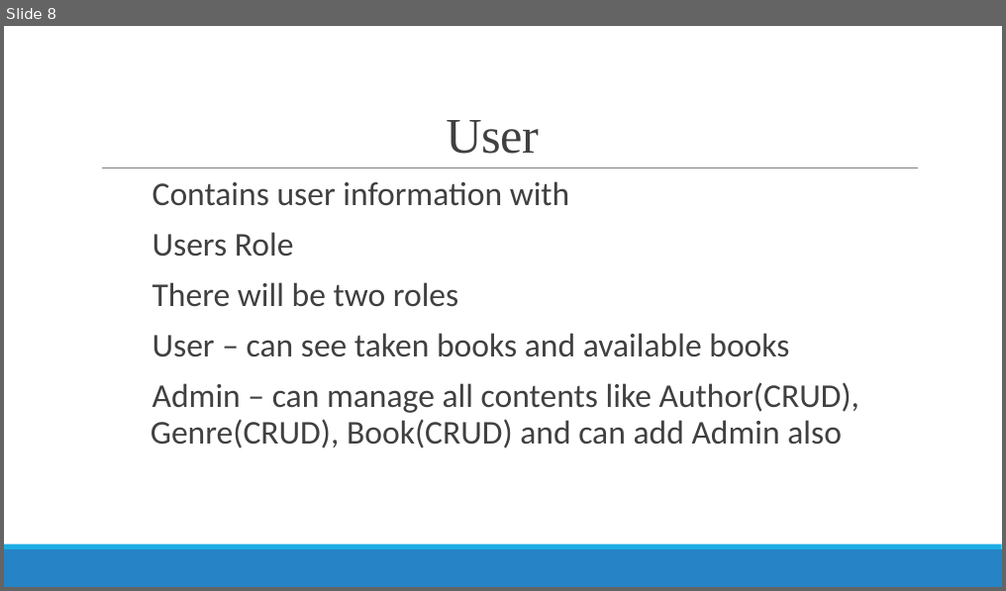
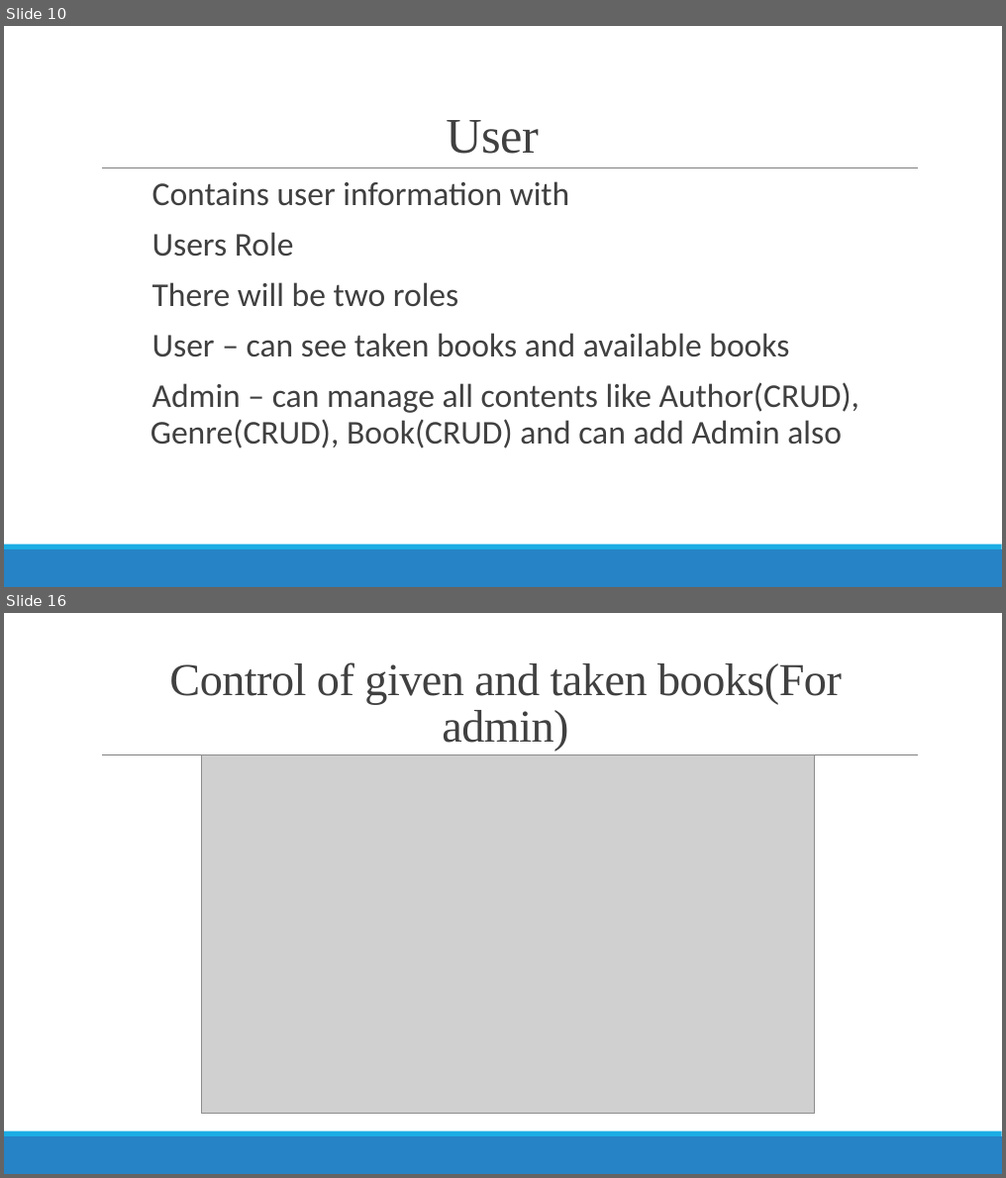
Before and after one commit to javohir101dev/online-library-management, a slide deck: documents/Online Library Management System.pptx. Shown one above the other, each under a label of ours: slide 8 before the commit, slides 10 and 16 after it; the slides between them are not shown. The pictures are 1006x591 and 1006x1178 pixels, drawn with LibreOffice and Linux fonts; fonts in the diff are those of the drawing; grey boxes stand for pictures. Boxes give left, top, right and bottom in pixels: in the first picture for what was removed or moved away, otherwise in the second. Text is boxed around its words. In the diff, an @@ line names an element or a change of style, - is before the commit and + after.

```diff
--- a/documents/Online Library Management System.pptx
+++ b/documents/Online Library Management System.pptx
@@ slide 16 added at <box>4,613,1002,1174</box>, background #FFFFFF; not listed: 3 template elements that a slide beside it also shows @@
@@ title added at <box>169,663,842,751</box>, 44 pt, text #404040 @@
+Control of given and taken books(For admin)
@@ picture added at <box>202,756,814,1114</box> @@
@@ what was slide 8 is now slide 10 @@
```
Also in this commit, not shown: 7 slides changed, 5 other slides added, 5 other files.
